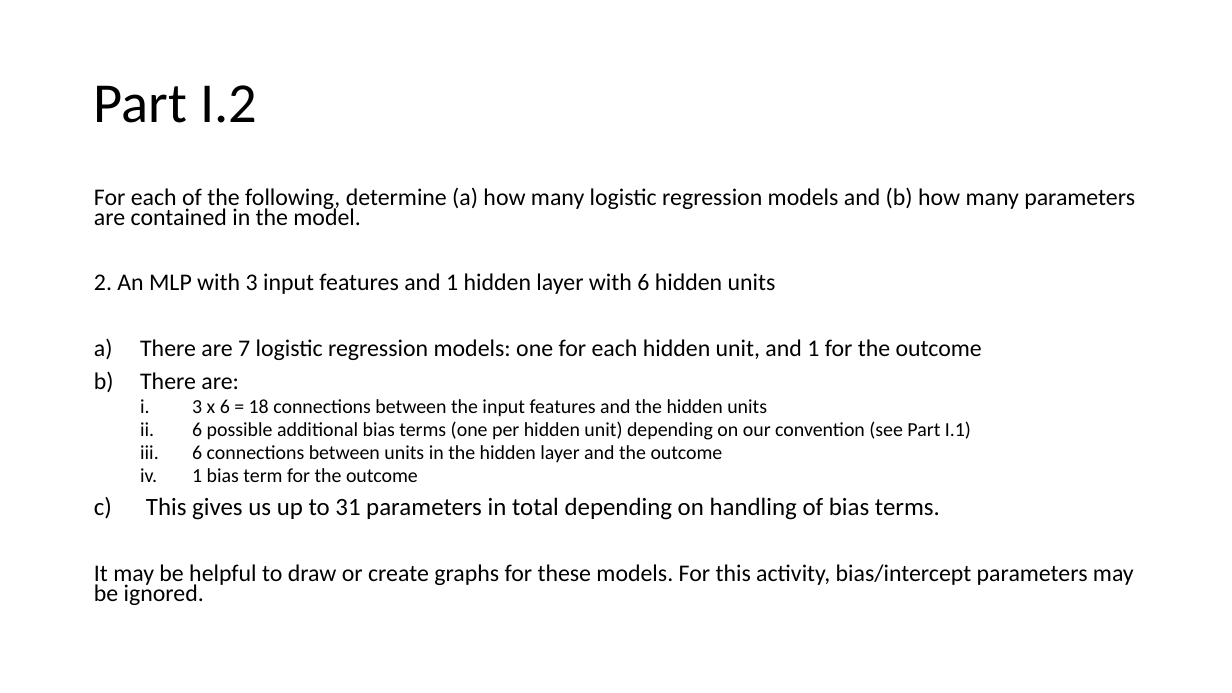
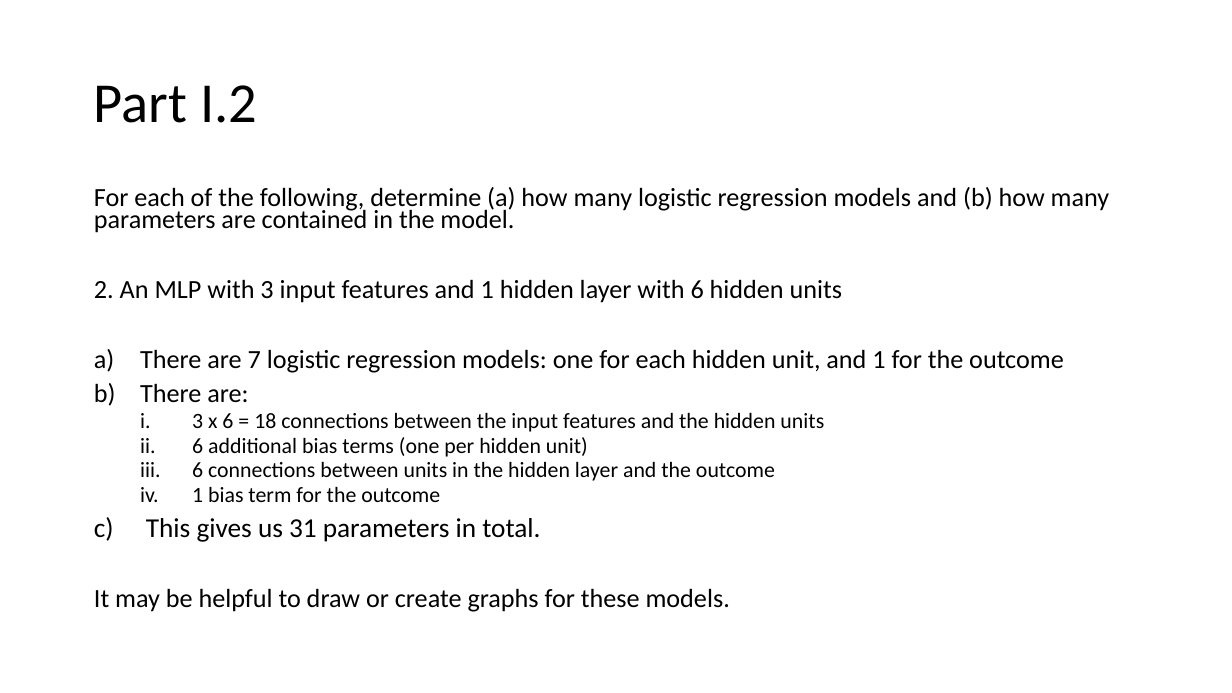
Before and after one commit to mengelhard/mmci_applied_ds, a slide deck: slide 3 of activities/multilayer_perceptron_key.pptx. Drawn at 1232x693 pixels with LibreOffice and Linux fonts; fonts in the diff are those of the drawing. Boxes give left, top, right and bottom in pixels: in the first picture for what was removed or moved away, otherwise in the second. Text is boxed around its words. In the diff, an @@ line names an element or a change of style, - is before the commit and + after.

Commit message:
removed intercepts as predictors

```diff
--- a/activities/multilayer_perceptron_key.pptx
+++ b/activities/multilayer_perceptron_key.pptx
@@ text at (94,187,1110,502): size 18.6 to 20.4 pt in "For each of the following, determine (a) ...", "2. An MLP with 3 input features ...", "There are 7 logistic regression models: one ...", "There are:"; size 15.5 to 17 pt in "3 x 6 = 18 connections between ...", "6 connections between units in the hidden ...", "1 bias term for the outcome" @@
@@ text at (192,437,588,457): text changed; size 15.5 to 17 pt @@
-  ii. 6 possible additional bias terms (one per hidden unit) depending on our convention (see Part I.1)
+  ii. 6 additional bias terms (one per hidden unit)
@@ text at (94,518,730,612): text changed; size 18.6 to 20.4 pt @@
-c) This gives us up to 31 parameters in total depending on handling of bias terms.
-It may be helpful to draw or create graphs for these models. For this activity, bias/intercept parameters may be ignored.
+c) This gives us 31 parameters in total.
+It may be helpful to draw or create graphs for these models.
```
Also in this commit, not shown: 5 other slides changed, 5 other files.
